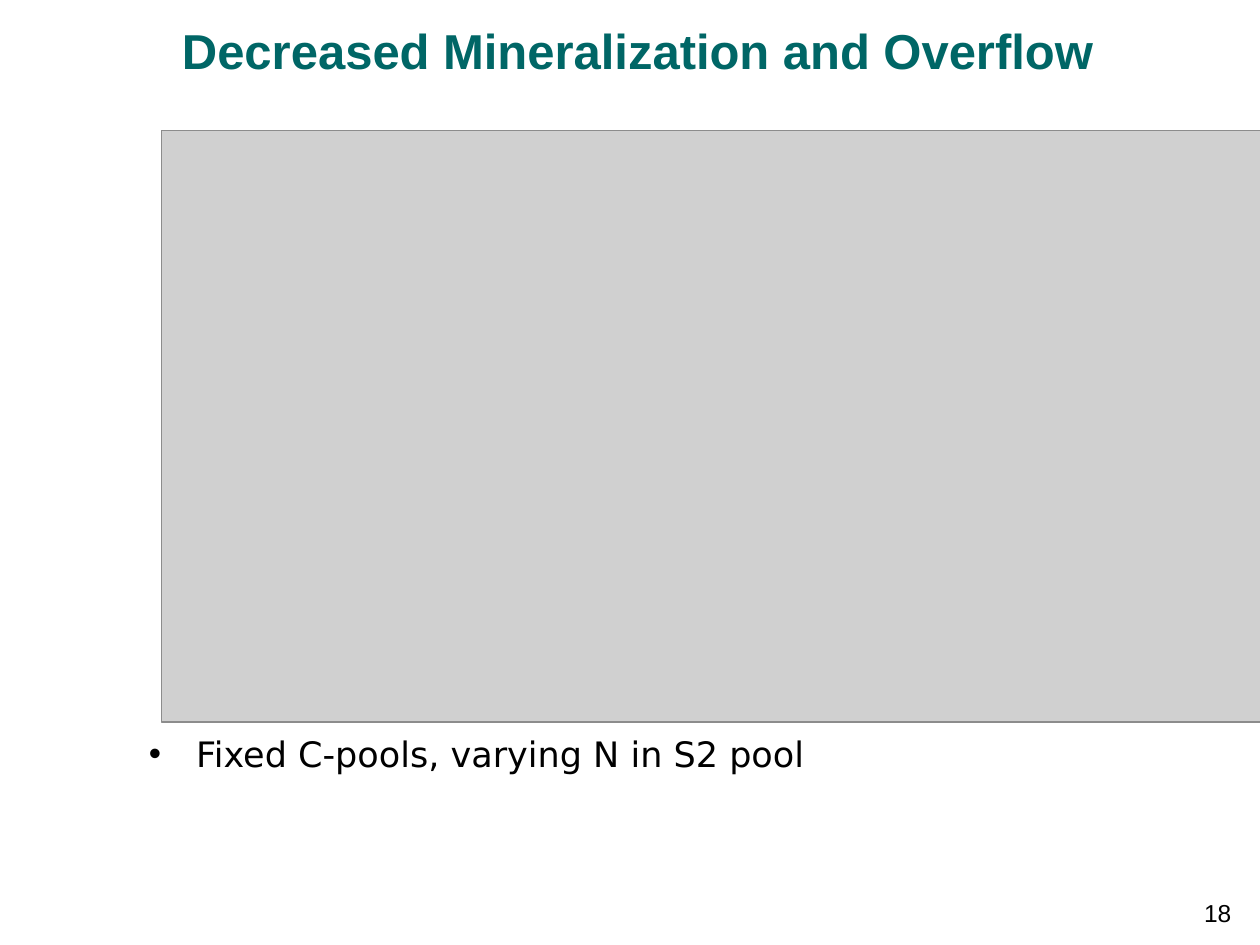
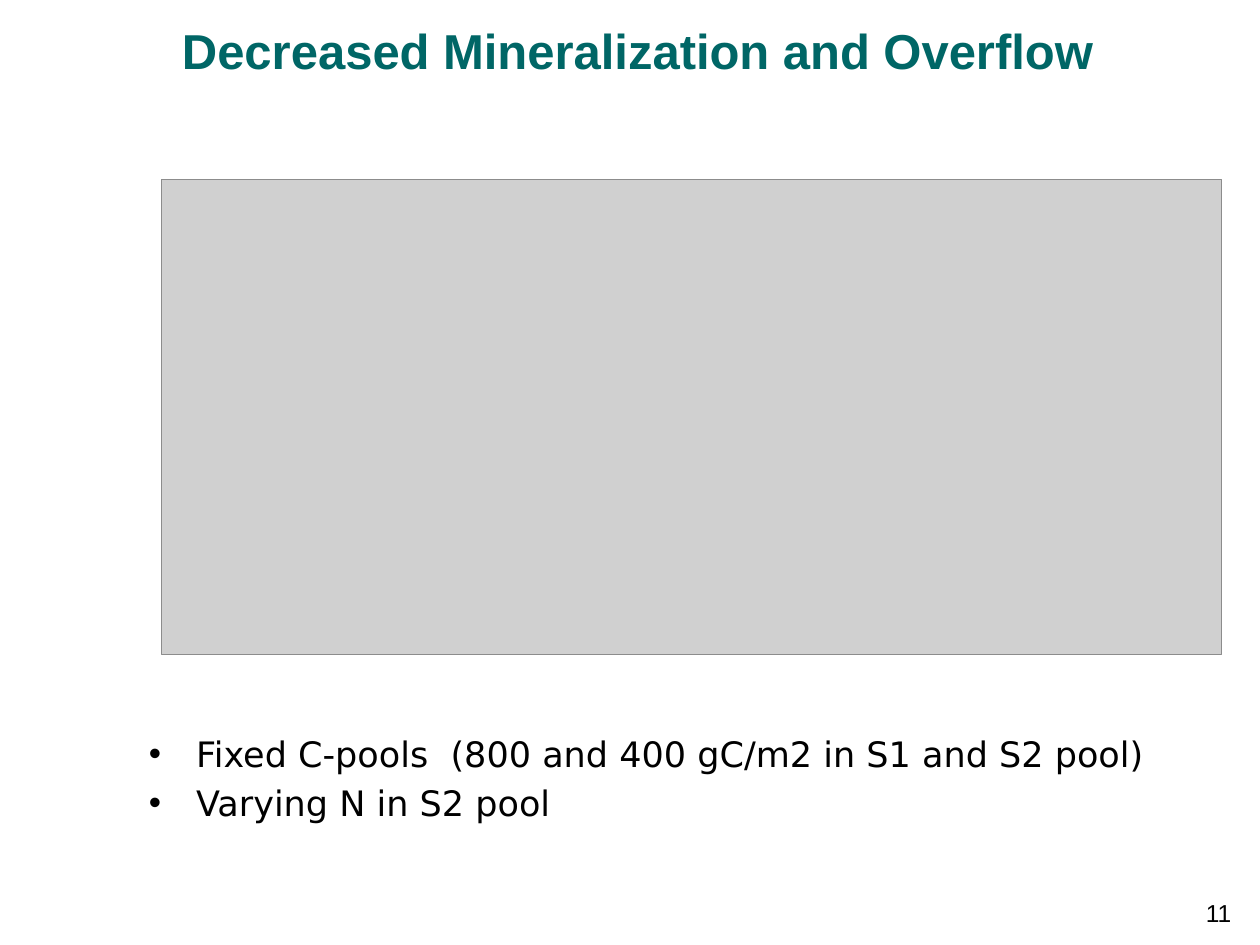
Before and after one commit to bgctw/sesam, a slide deck: slide 11 of inst/egu14/wutzler1404_vienna_stoichiometry.pptx (slide 18 before the commit). Drawn at 1260x945 pixels with LibreOffice and Linux fonts; fonts in the diff are those of the drawing; grey boxes stand for pictures; background and template pictures are left out. Boxes give left, top, right and bottom in pixels: in the first picture for what was removed or moved away, otherwise in the second. Text is boxed around its words. In the diff, an @@ line names an element or a change of style, - is before the commit and + after.

```diff
--- a/inst/egu14/wutzler1404_vienna_stoichiometry.pptx
+++ b/inst/egu14/wutzler1404_vienna_stoichiometry.pptx
@@ picture: place and size @@
-picture at bbox=[161, 131, 1260, 723]
+picture at bbox=[161, 179, 1221, 654]
@@ text at bbox=[196, 740, 1143, 824]: text changed @@
-• Fixed C-pools, varying N in S2 pool
+• Fixed C-pools (800 and 400 gC/m2 in S1 and S2 pool)
+• Varying N in S2 pool
@@ page number at bbox=[1206, 905, 1231, 922]: text changed @@
-18
+11
```
Also in this commit, not shown: 11 other slides changed, 4 slides added, 5 slides removed, 1 other file.
